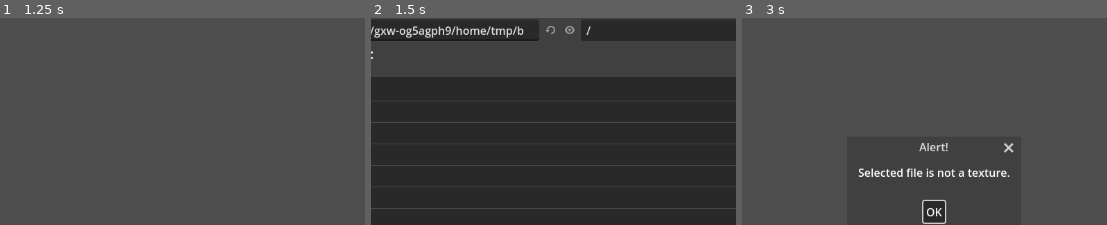
Above: before the commit, frames 1-3 (left to right).
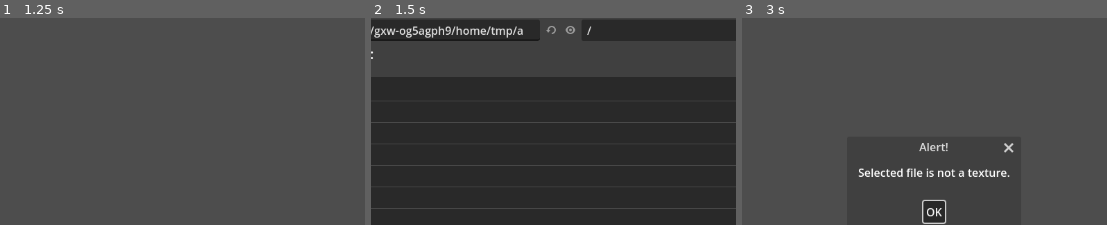
Above: after the commit, the same moments.

Repository: burakyucel07/angelcode-fnt-generator
Game: Godot game, scene res://scenes/main/main.tscn
Two runs of this game, one before a commit and one after it. Both use one fixed random seed, a clock stepped at 60 frames per second and the inputs below.
Inputs (mouse positions are % of the whole screen's width and height, from its top left):
- Up to frame 1 (1.25 s): click (89, 21) at 0.52 s; type "Alex" at 0.6 s
- Up to frame 2 (1.5 s): click "Load an Image" at 1.25 s
- Up to frame 3 (3 s): click (29, 86) at 2.02 s; type "12" at 2.1 s; click "OK" at 2.75 s
The pictures show only the part of the screen within x 19-69%, y 12-62%; the shares and areas given below are measured in that part.

Frame 1 is identical in both runs. In frame 2, 0.2% of the frame differs, in the area x 40-61%, y 3-11%; in frame 3, nothing differs.

Commit message:
Redraw on selection change, don't draw final baseline

Diff:
--- a/components/font_image/font_image.gd
+++ b/components/font_image/font_image.gd
@@ -27,7 +27,7 @@
 	letter_indices.x = index % int(char_counts.x)
 	letter_indices.y = floor(index / char_counts.x)
 
-	#update()
+	queue_redraw()
 
 
 func _input(event: InputEvent) -> void:
@@ -74,7 +74,7 @@
 
 
 func _draw_base_line():
-	for i in range(char_counts.y + 1):
+	for i in range(char_counts.y):
 		if i == char_counts.y + 1:
 			return
 
@@ -107,7 +107,7 @@
 func set_current_char_advance(value: int) -> void:
 	current_char_advance = value
 
-	#update()
+	queue_redraw()
 
 
 func set_wireframe(options: Dictionary) -> void:
@@ -142,7 +142,8 @@
 
 	is_texture_set = true
 
-	#update()
+	# TODO: Is this required? Unsure what this is meant to do.
+	#queue_redraw()
 
 
 func set_char_width(value: int) -> void:
